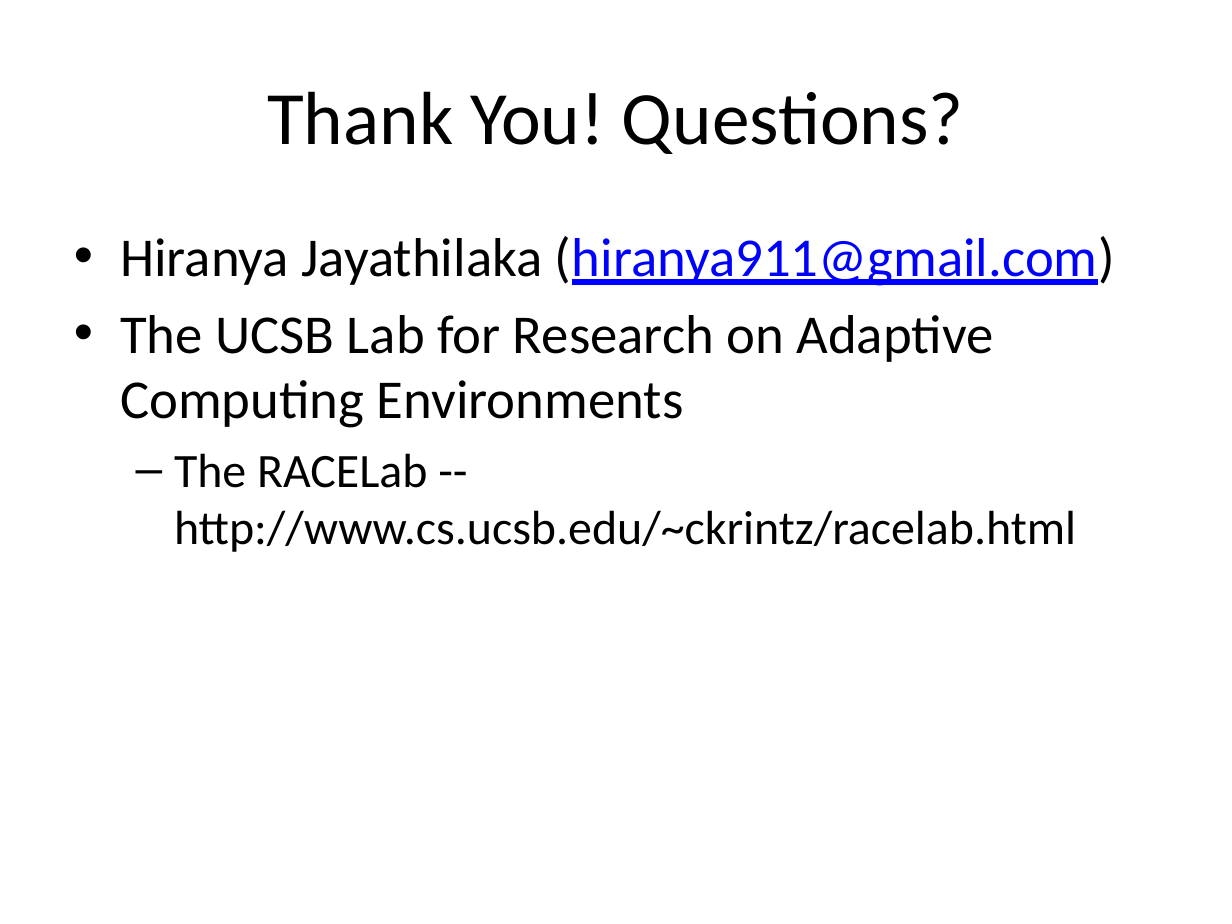
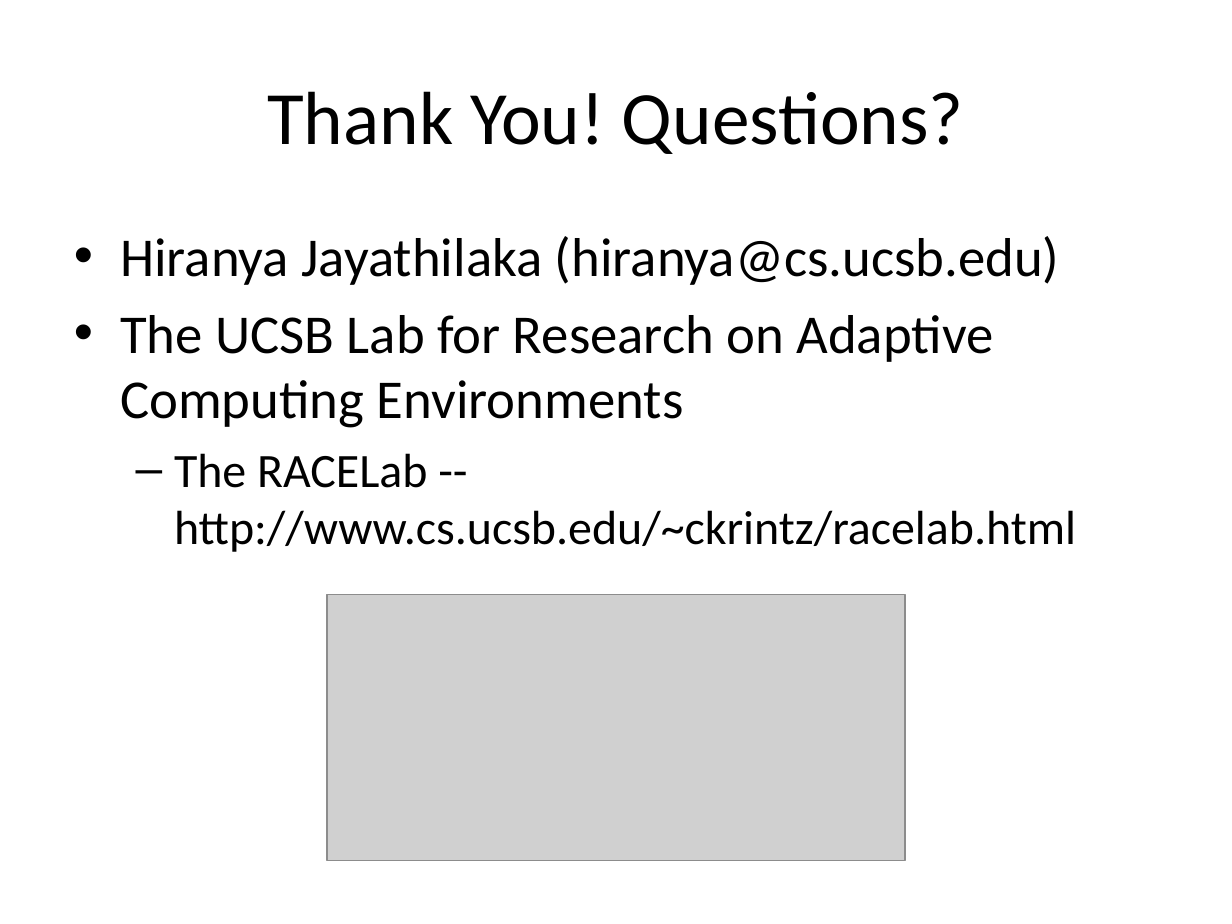
Before and after one commit to Dithn/eager-appscale, a slide deck: slide 15 of Eager/paper/socc15/cerebro_socc_presentation-v2.pptx. Drawn at 1232x924 pixels with LibreOffice and Linux fonts; fonts in the diff are those of the drawing; grey boxes stand for pictures. Boxes give left, top, right and bottom in pixels: in the first picture for what was removed or moved away, otherwise in the second. Text is boxed around its words. In the diff, an @@ line names an element or a change of style, - is before the commit and + after.

```diff
--- a/Eager/paper/socc15/cerebro_socc_presentation-v2.pptx
+++ b/Eager/paper/socc15/cerebro_socc_presentation-v2.pptx
@@ text at (120,236,1060,285): text changed @@
-• Hiranya Jayathilaka (hiranya911@gmail.com)
+• Hiranya Jayathilaka (hiranya@cs.ucsb.edu)
@@ picture added at (326,595,904,861) @@
```
Also in this commit, not shown: 8 other slides changed, 2 other files.
